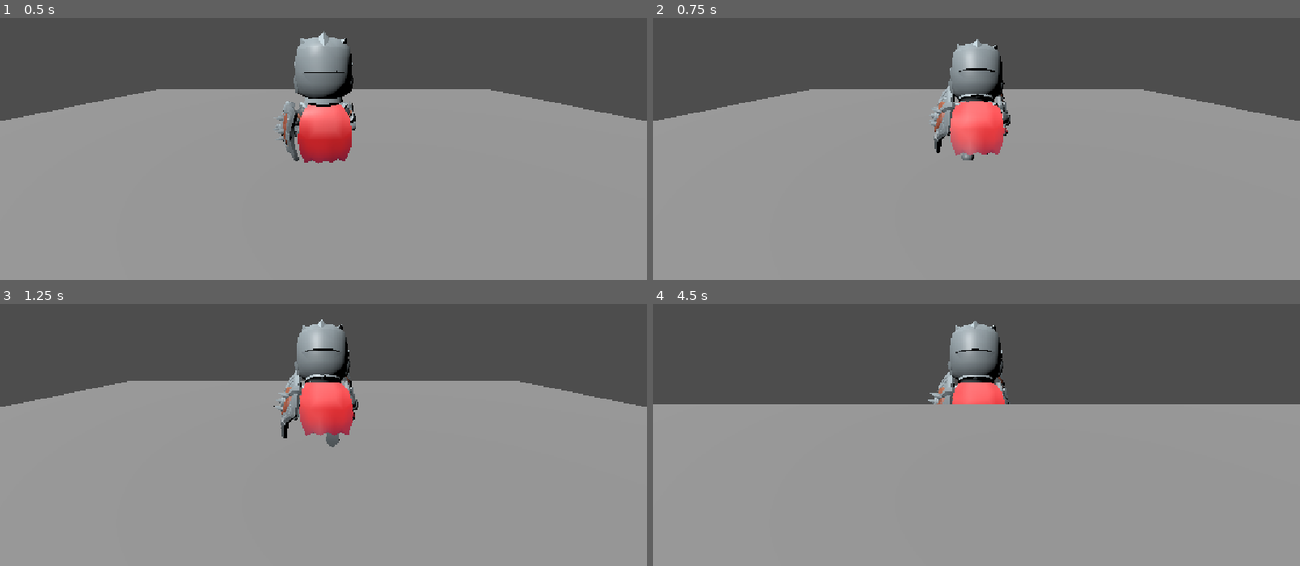
Above: before the commit, frames 1-4 (two rows, left to right).
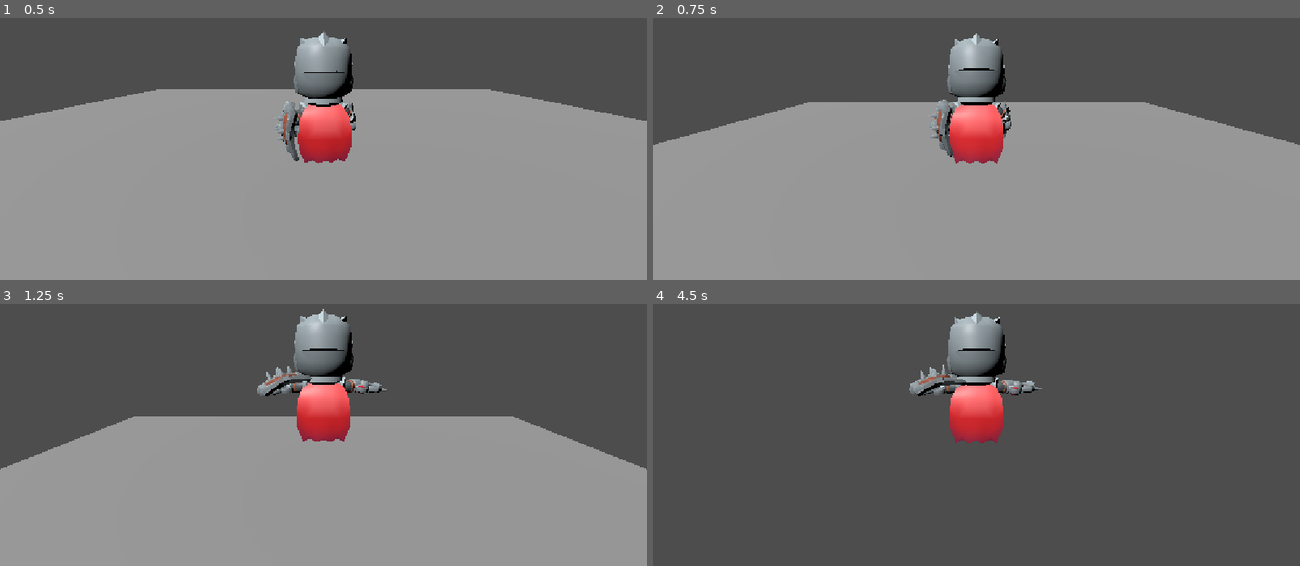
Above: after the commit, the same moments.

Repository: Mamduh5/combat-feel-lab
Game: Godot game, scene res://Main.tscn
Two runs of this game, one before a commit and one after it. Both use one fixed random seed, a clock stepped at 60 frames per second and the inputs below. This scene is started directly instead of the project's main scene.
Inputs (mouse positions are in pixels of both pictures, inside the frame that each line leads up to):
- Up to frame 1 (0.5 s): no input
- Up to frame 2 (0.75 s): tap Enter (ui_accept) at 0.5 s; move the mouse to (970, 104) at 0.52 s; hold W (move_forward) from 0.53 s (still down); tap Space (jump, bound only after the commit) at 0.6 s; click (970, 104) at 0.67 s
- Up to frame 3 (1.25 s): keep holding W (move_forward); tap Space (jump, bound only after the commit) at 0.77, 1.07 s
- Up to frame 4 (4.5 s): move the mouse to (1021, 387) at 1.27 s; tap Space (jump, bound only after the commit) at 1.35, 1.52, 1.82, 2.1, 2.85, 3.02, 3.32, 3.6, 3.77, 4.07, 4.35 s; move the mouse to (924, 379) at 2.02 s; move the mouse to (982, 385) at 2.77 s; release W (move_forward) at 2.78 s; hold A (move_left) 2.78-3.53 s; click (982, 385) at 2.92 s; move the mouse to (950, 377) at 3.52 s; hold W (move_forward) from 3.53 s (still down); move the mouse to (1008, 382) at 4.27 s

Frame 1 is identical in both runs. In frame 2, 7.4% of the frame differs, in the area x 0-100%, y 5-56%; in frame 3, 16%; in frame 4, 64%, in the area x 0-100%, y 2-100%.

Commit message:
Add accepted jump locomotion

Diff:
--- a/project.godot
+++ b/project.godot
@@ -50,6 +50,11 @@
 "events": [Object(InputEventKey,"resource_local_to_scene":false,"resource_name":"","device":16,"window_id":0,"alt_press …(190 unchanged characters)…
 ]
 }
+jump={
+"deadzone": 0.2,
+"events": [Object(InputEventKey,"resource_local_to_scene":false,"resource_name":"","device":16,"window_id":0,"alt_pressed":false,"shift_pressed":false,"ctrl_pressed":false,"meta_pressed":false,"pressed":false,"keycode":0,"physical_keycode":32,"key_label":0,"unicode":0,"location":0,"echo":false,"script":null)
+]
+}
 
 [physics]
 
--- a/scripts/player_controller.gd
+++ b/scripts/player_controller.gd
@@ -2,8 +2,12 @@
 
 const IDLE_ANIMATION := &"Idle"
 const RUN_ANIMATION := &"Running_A"
+const JUMP_START_ANIMATION := &"Jump_Start"
+const JUMP_IDLE_ANIMATION := &"Jump_Idle"
+const JUMP_LAND_ANIMATION := &"Jump_Land"
 
 @export var move_speed: float = 4.0
+@export var jump_velocity: float = 6.0
 @export var acceleration: float = 18.0
 @export var deceleration: float = 22.0
 @export var rotation_speed: float = 10.0
@@ -20,6 +24,8 @@
 
 var _gravity: float = ProjectSettings.get_setting("physics/3d/default_gravity")
 var _is_moving := false
+var _is_jumping := false
+var _is_landing := false
 var _current_animation: StringName = &""
 var _ignore_next_mouse_motion := false
 
@@ -73,10 +79,17 @@
 	velocity.x = horizontal_velocity.x
 	velocity.z = horizontal_velocity.z
 
-	if not is_on_floor():
+	var was_on_floor := is_on_floor()
+	if not was_on_floor:
 		velocity.y -= _gravity * delta
 	elif velocity.y < 0.0:
 		velocity.y = -0.1
+
+	if Input.is_action_just_pressed("jump") and was_on_floor:
+		velocity.y = jump_velocity
+		_is_jumping = true
+		_is_landing = false
+		_play_animation(JUMP_START_ANIMATION)
 
 	if move_direction != Vector3.ZERO:
 		var target_yaw := atan2(move_direction.x, move_direction.z)
@@ -93,9 +106,15 @@
 	var moving_now := horizontal_velocity.length() > 0.1
 	if moving_now != _is_moving:
 		_is_moving = moving_now
-		_play_animation(RUN_ANIMATION if _is_moving else IDLE_ANIMATION)
+		if not _is_jumping and not _is_landing:
+			_play_animation(RUN_ANIMATION if _is_moving else IDLE_ANIMATION)
 
 	move_and_slide()
+
+	if _is_jumping and not was_on_floor and is_on_floor():
+		_is_jumping = false
+		_is_landing = true
+		_play_animation(JUMP_LAND_ANIMATION)
 
 
 func _play_animation(animation_name: StringName) -> void:
@@ -106,5 +125,17 @@
 
 
 func _on_animation_finished(animation_name: StringName) -> void:
-	if animation_name == _current_animation:
-		animation_player.play(_current_animation)
+	if animation_name != _current_animation:
+		return
+
+	if animation_name == JUMP_START_ANIMATION:
+		if _is_jumping and not is_on_floor():
+			_play_animation(JUMP_IDLE_ANIMATION)
+	elif animation_name == JUMP_IDLE_ANIMATION:
+		if _is_jumping and not is_on_floor():
+			_play_animation(JUMP_IDLE_ANIMATION)
+	elif animation_name == JUMP_LAND_ANIMATION:
+		_is_landing = false
+		_play_animation(RUN_ANIMATION if _is_moving else IDLE_ANIMATION)
+	else:
+		_play_animation(_current_animation)
